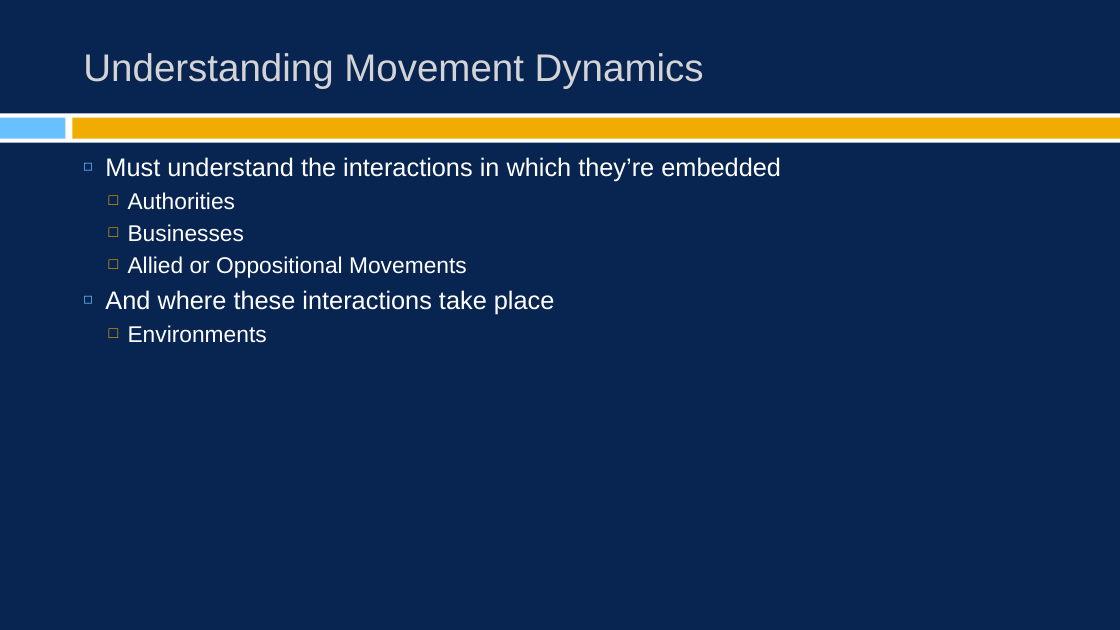
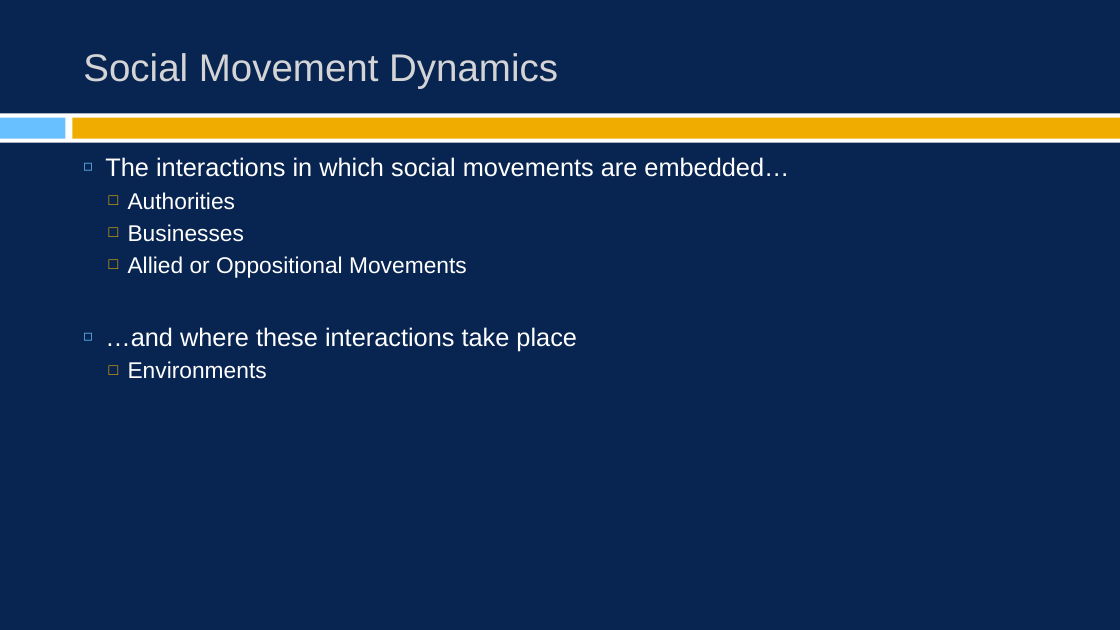
Before and after one commit to burrelvannjr/movements_csuf, a slide deck: slide 4 of ppts/notes/ch_5.pptx (slide 3 before the commit). Drawn at 1120x630 pixels with LibreOffice and Linux fonts; fonts in the diff are those of the drawing. Boxes give left, top, right and bottom in pixels: in the first picture for what was removed or moved away, otherwise in the second. Text is boxed around its words. In the diff, an @@ line names an element or a change of style, - is before the commit and + after.

```diff
--- a/ppts/notes/ch_5.pptx
+++ b/ppts/notes/ch_5.pptx
@@ title at [83,53,558,89]: text changed @@
-Understanding Movement Dynamics
+Social Movement Dynamics
@@ text at [105,157,789,177]: text changed @@
-◻ Must understand the interactions in which they’re embedded
+◻ The interactions in which social movements are embedded…
@@ text at [105,327,577,351]: text changed @@
-◻ And where these interactions take place
+◻ …and where these interactions take place
```
Also in this commit, not shown: 15 other slides changed, 3 slides added, 1 slide removed, 18 other files.
